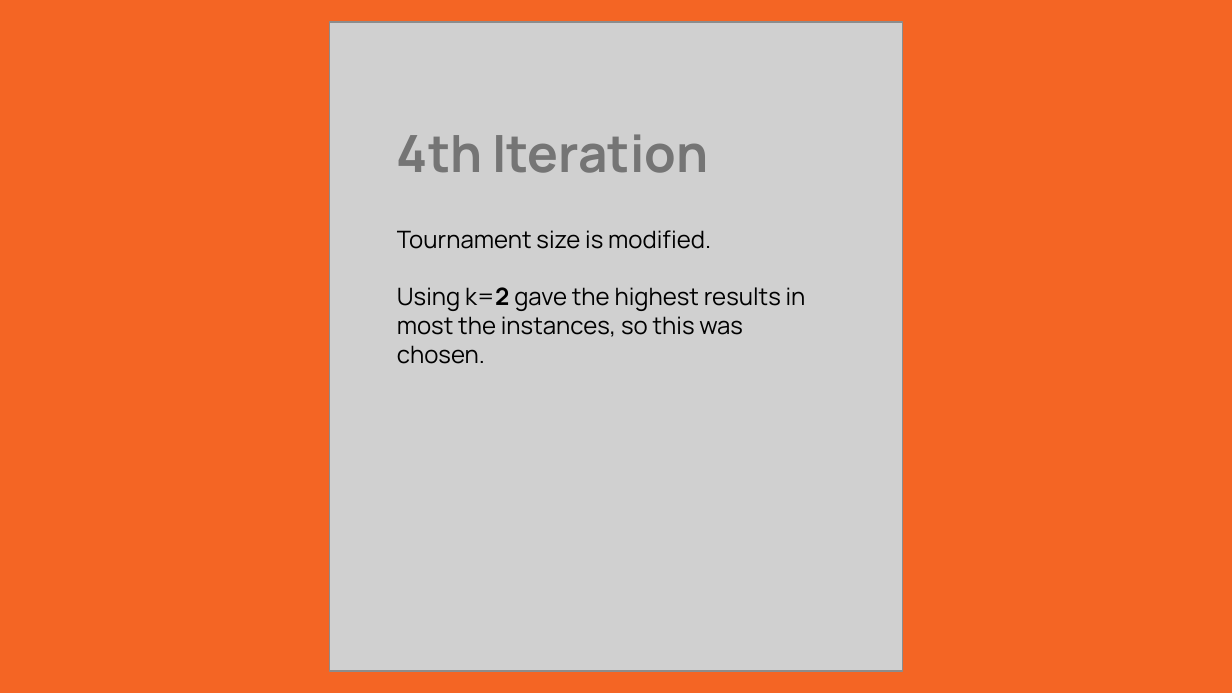
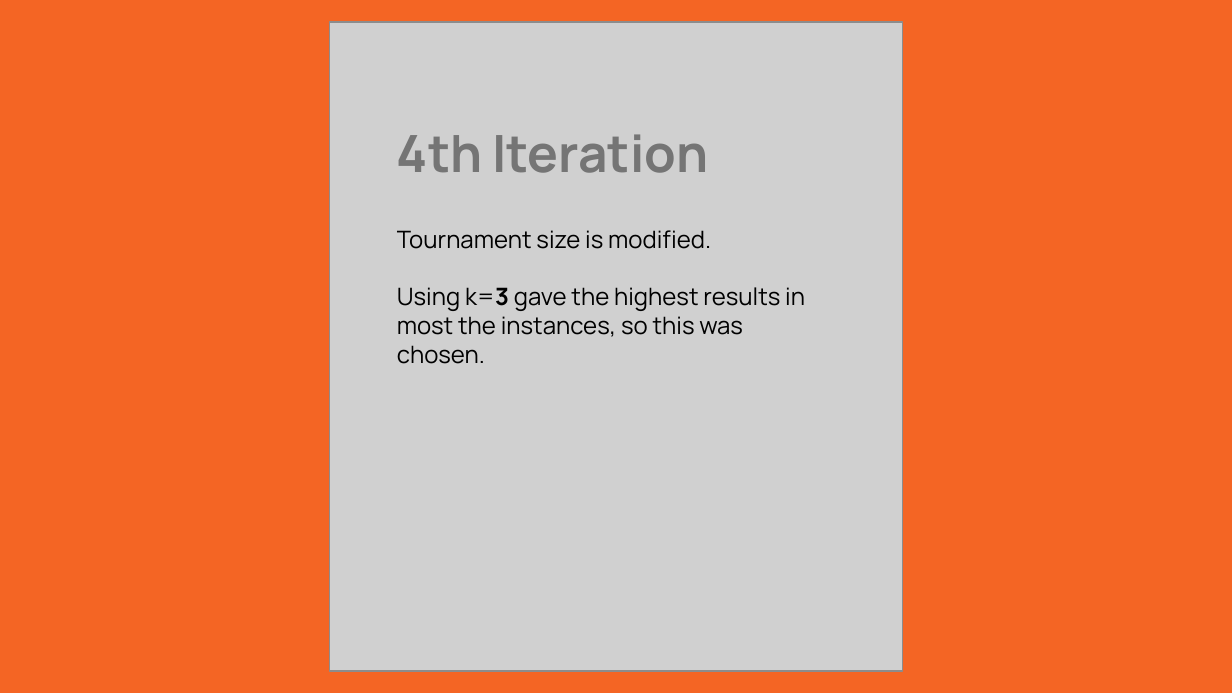
Before and after one commit to MatteoGalletta/university-ai-mwvc, a slide deck: slide 20 of doc/MWVC.pptx. Drawn at 1232x693 pixels with LibreOffice and Linux fonts; fonts in the diff are those of the drawing; grey boxes stand for pictures. Boxes give left, top, right and bottom in pixels: in the first picture for what was removed or moved away, otherwise in the second. Text is boxed around its words. In the diff, an @@ line names an element or a change of style, - is before the commit and + after.

```diff
--- a/doc/MWVC.pptx
+++ b/doc/MWVC.pptx
@@ text at [397,287,805,364]: text changed @@
-Using k=2 gave the highest results in most the instances, so this was chosen.
+Using k=3 gave the highest results in most the instances, so this was chosen.
```
Also in this commit, not shown: 3 other slides changed, 2 other files.
